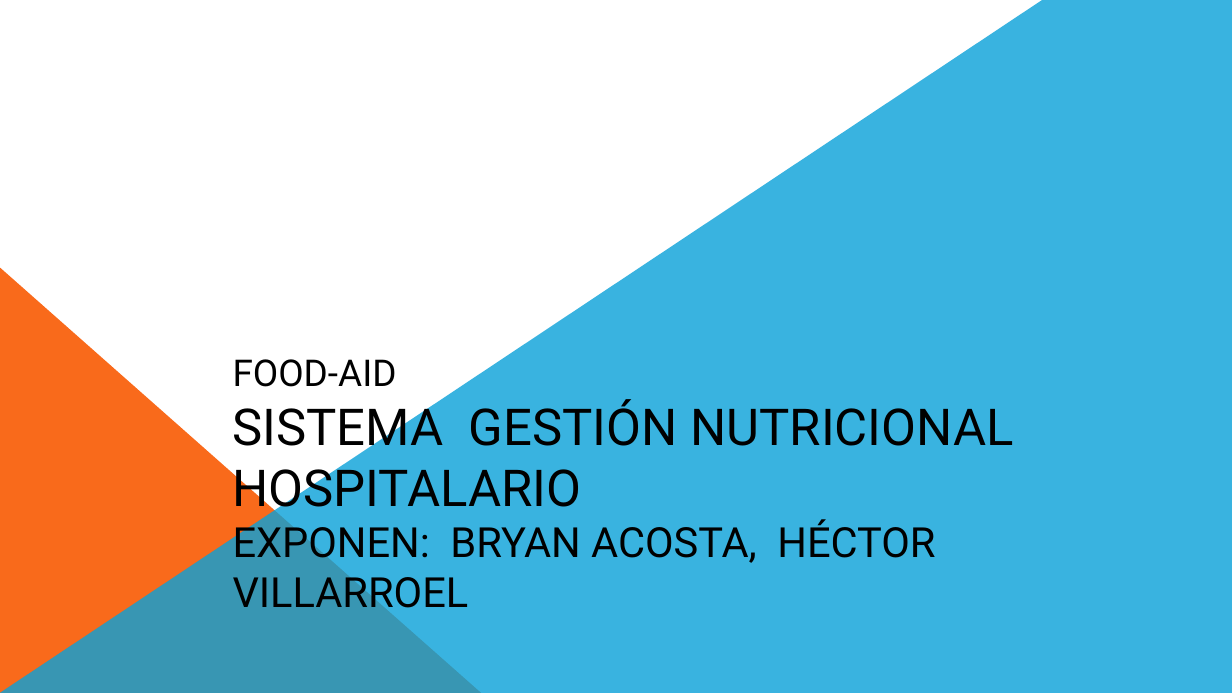
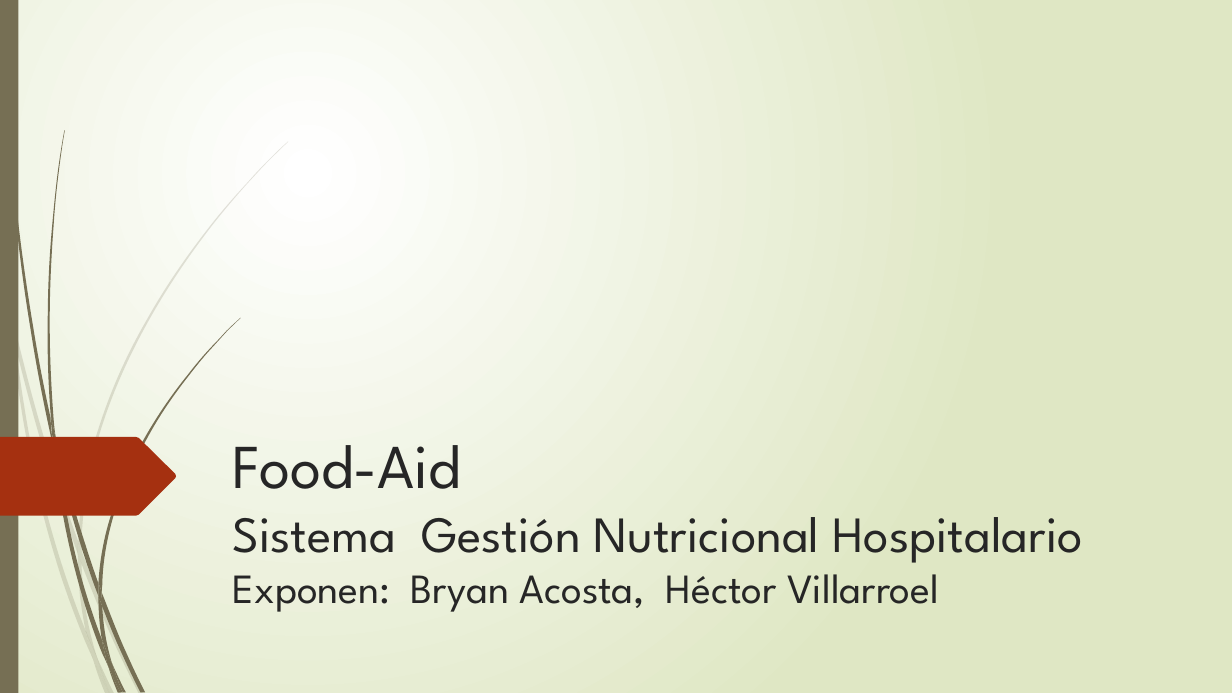
Before and after one commit to food-aid/Seminario, a slide deck: slide 1 of Food-Aid.pptx. Drawn at 1232x693 pixels with LibreOffice and Linux fonts; fonts in the diff are those of the drawing. Boxes give left, top, right and bottom in pixels: in the first picture for what was removed or moved away, otherwise in the second. Text is boxed around its words. In the diff, an @@ line names an element or a change of style, - is before the commit and + after.

```diff
--- a/Food-Aid.pptx
+++ b/Food-Aid.pptx
@@ background #FFFFFF to gradient #FFFFFF to #DFE8C4 @@
@@ freeform shape removed at bbox=[0, 0, 1232, 693] @@
@@ rectangle added at bbox=[0, 0, 18, 693], fill #766F54 @@
@@ right triangle removed at bbox=[0, 268, 482, 693] @@
@@ freeform shape added at bbox=[0, 437, 177, 516], fill #A53010 @@
@@ title at bbox=[233, 445, 1083, 612]: text changed; font Roboto to League Spartan; text colour #000000 to #262626 @@
-FOOD-AID
-SISTEMA GESTIÓN NUTRICIONAL HOSPITALARIO
-EXPONEN: BRYAN ACOSTA, HÉCTOR VILLARROEL
+Food-Aid
+Sistema Gestión Nutricional Hospitalario
+Exponen: Bryan Acosta, Héctor Villarroel
@@ group added at bbox=[0, 141, 288, 693]: 10 freeform shapes @@
@@ group added at bbox=[3, 0, 240, 693]: 12 freeform shapes @@
```
Also in this commit, not shown: 11 other slides changed.
